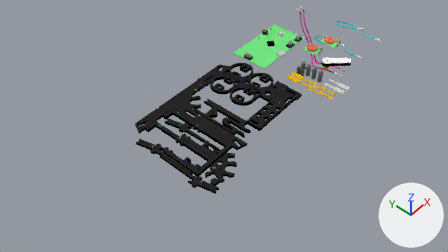
The Blender file blender/allInOne.blend, before and after one commit.
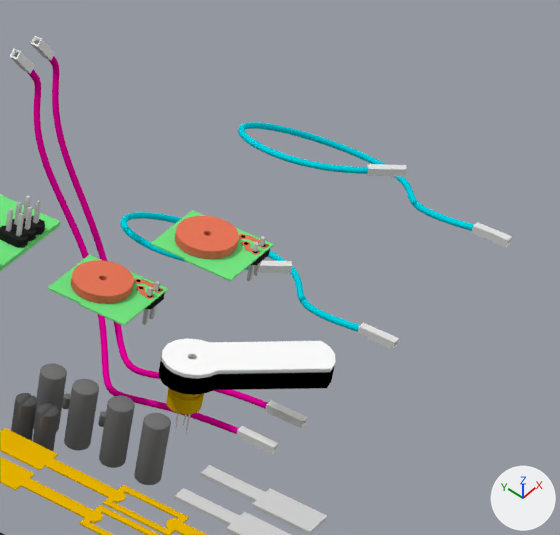
Old and new are each drawn from the file's camera 'Camera' and again close up on the part from 66% to 87% of the width and 0% to 36% of the height. The axes (+X, +Y, +Z) are drawn at lower right. The lights are the same throughout.

The first close-up shows 'ApertureMount', 'Cylinder.001', 'Cylinder.002', 'Cylinder.010', 'Cylinder.013', 'Cylinder.014', 'Mirror.002', 'OrangeArmature', 'Plane.004', 'coil', 'coil.001', 'femailJumperEnd_proxy.008', 'femailJumperEnd_proxy.009', 'orangeArmature.001'.
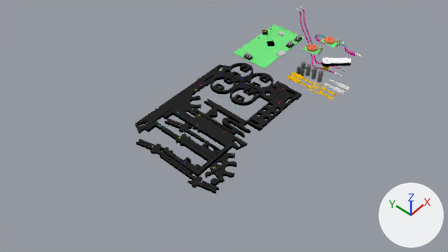
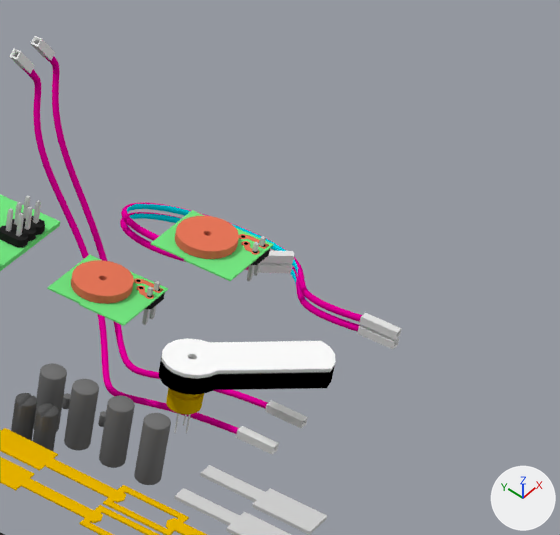
ob_nurbspath_005 is not drawn itself; it is the parent of ob_cylinder_010, ob_cylinder_011.

Changed parts and their boxes (x1, y1, x2, y2) in the close-ups (560 x 535 px):
'Cylinder.010', moved: before (238, 122, 474, 231); after (127, 204, 341, 316)
'Cylinder.009', shown (pink): after (120, 212, 360, 332)
'Cylinder.011', shown (pink): after (121, 203, 362, 322)
'femailJumperEnd_proxy.008', moved: before (471, 222, 512, 247); after (359, 313, 402, 340)
'femailJumperEnd_proxy.009', moved: before (367, 164, 407, 177); after (261, 251, 294, 263)
'Cylinder.012', unchanged, covered by the edit: before (120, 212, 360, 332); after (128, 213, 307, 300)

The change, as a list of edits to the scene's bpy script:
```text
Change ob_femailjumperend_proxy_008:
    ob_femailjumperend_proxy_008.location: (2.984, -0.328, -0.369) -> (2.439, -0.328, -0.34)
Change ob_femailjumperend_proxy_009:
    ob_femailjumperend_proxy_009.location: (3.034, -0.007, -0.349) -> (2.49, -0.006, -0.32)
Change ob_nurbspath_005:
    ob_nurbspath_005.location: (4.695, 0.516, -1.343) -> (4.15, 0.516, -1.314)
Change ob_cylinder_011:
    remove ob_cylinder_011.hide_set(True)  # its collection is switched off
Change ob_cylinder_009:
    remove ob_cylinder_009.hide_set(True)  # its collection is switched off
```
